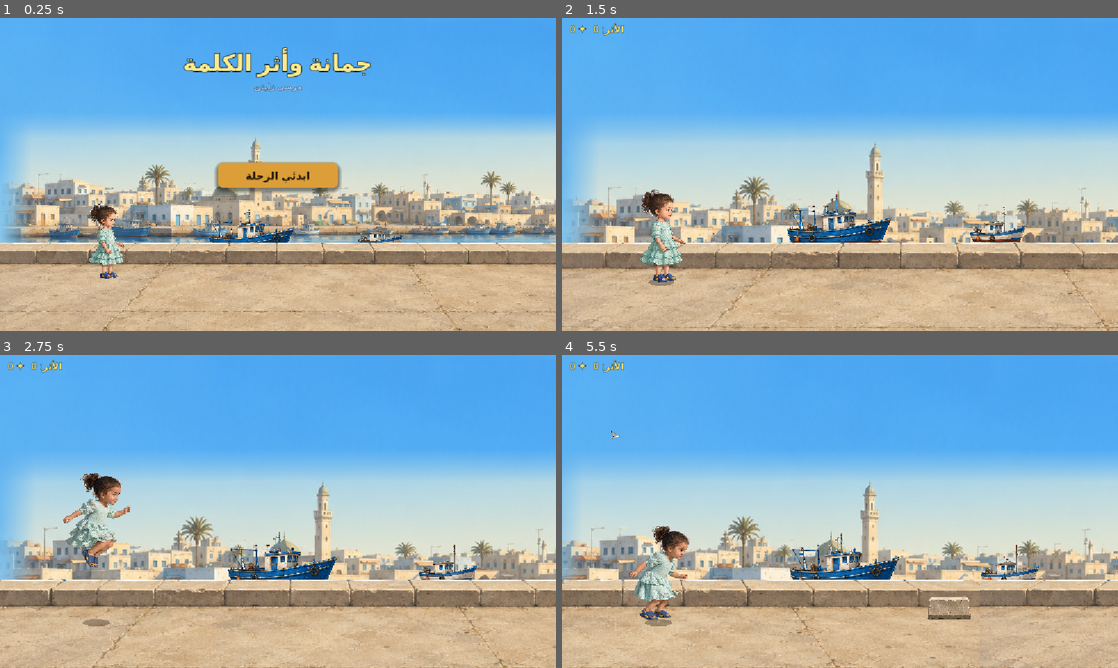
Above: before the commit, frames 1-4 (two rows, left to right).
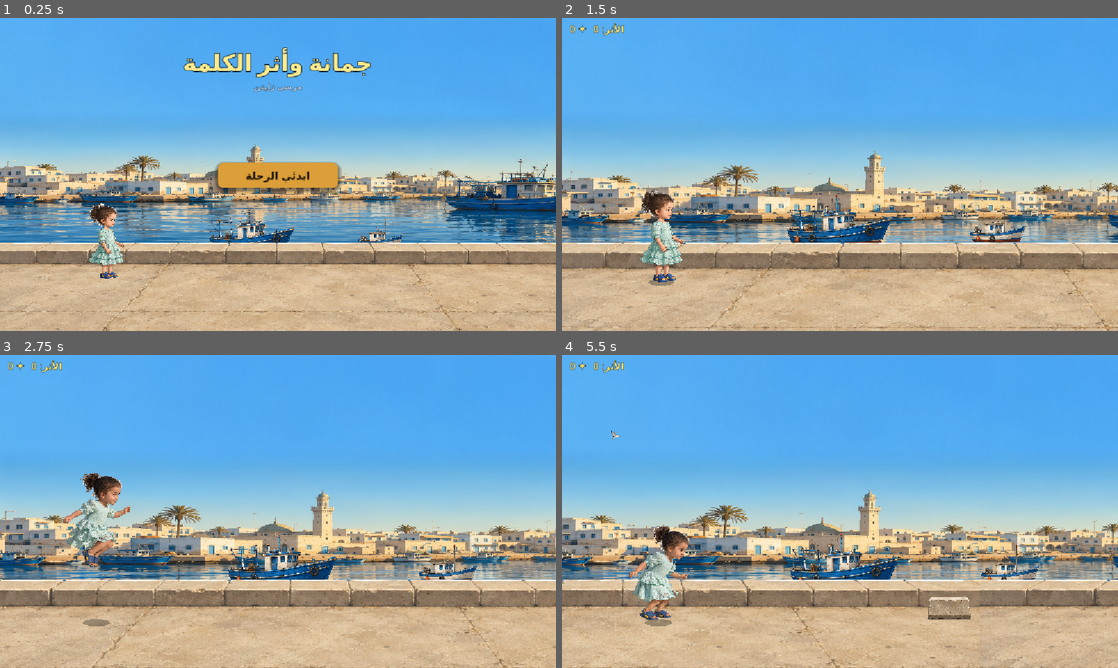
Above: after the commit, the same moments.

Repository: HamzaJwan/Ali-s-Runner
Game: Godot game, scene res://scenes/level2/Level2_Marsa_Playable.tscn
The game is run twice, just before and just after one commit, with the same random seed, the same clock (stepped at 60 frames per second) and the same inputs. This scene is started directly instead of the project's main scene.
Inputs (mouse positions are in pixels of both pictures, inside the frame that each line leads up to):
- Up to frame 1 (0.25 s): no input
- Up to frame 2 (1.5 s): click "ابدئي الرحلة" at 0.5 s; tap Enter (ui_accept) at 1.25 s; move the mouse to (962, 158) at 1.27 s; click (962, 158) at 1.42 s
- Up to frame 3 (2.75 s): tap Enter (ui_accept) at 1.52, 2.27 s; move the mouse to (166, 527) at 2.02 s; click (166, 527) at 2.17 s
- Up to frame 4 (5.5 s): move the mouse to (895, 442) at 2.77 s; click (895, 442) at 2.92 s; move the mouse to (812, 574) at 3.52 s; click (812, 574) at 3.67 s; tap Enter (ui_accept) at 3.77, 4.52, 5.27 s; move the mouse to (1006, 558) at 4.27 s; click (1006, 558) at 4.42 s; move the mouse to (673, 464) at 5.02 s; click (673, 464) at 5.17 s

The runs differ from the first frame. In frame 1, 31% of the frame differs, in the area x 0-100%, y 32-72%; in frame 2, 30%; in frame 3, 29%; in frame 4, 29%.

Commit message:
fix: remove left+right edge fade from panorama — new RGBA image handles blending naturally

Diff:
--- a/scripts/level2/level2_marsa_playable.gd
+++ b/scripts/level2/level2_marsa_playable.gd
@@ -1307,9 +1307,9 @@
 		if fade_sh != null:
 			var mat := ShaderMaterial.new()
 			mat.shader = fade_sh
-			mat.set_shader_parameter("fade_left",  fade_px)
+			mat.set_shader_parameter("fade_left",  0.0)    # no left fade — prevents blue haze on left
 			mat.set_shader_parameter("fade_right", 0.0)   # no right fade — prevents sky showing through
-			mat.set_shader_parameter("fade_top",   45.0)
+			mat.set_shader_parameter("fade_top",   45.0)  # only top fade to blend into sky
 			spr.material = mat
 		buildings_layer.add_child(spr)
 		_pano_sprites.append(spr)
Binary file changed: assets/level2/marsa/backgrounds/merged.png
Not shown, changed: assets/level2/marsa/backgrounds/merged.png.import
